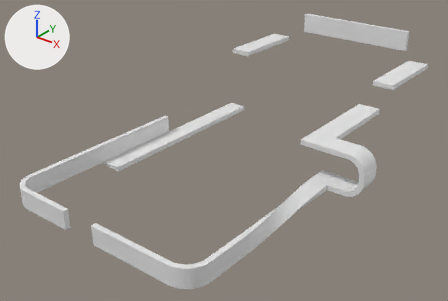
The Blender file Blends/Advanced Lap.blend as it was, and as the next commit left it.
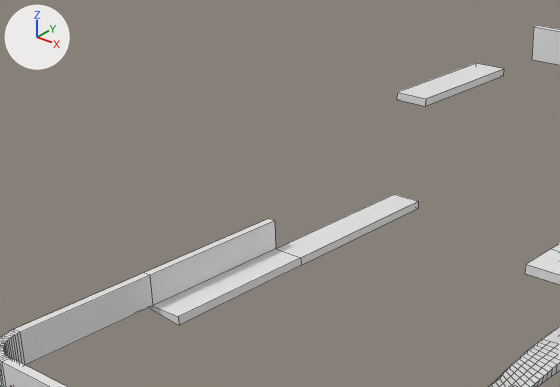
Old and new are each drawn whole from a 50 mm lens placed at (22.2, -39.7, 22.7), pointed at (-10.3, 0.9, -2.5) and again close up on the part from 5% to 71% of the width and 0% to 68% of the height. The lights are fixed; the arrows at upper left show +X, +Y and +Z. The close-ups show mesh edges as thin lines.
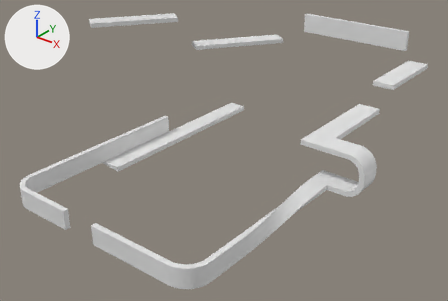
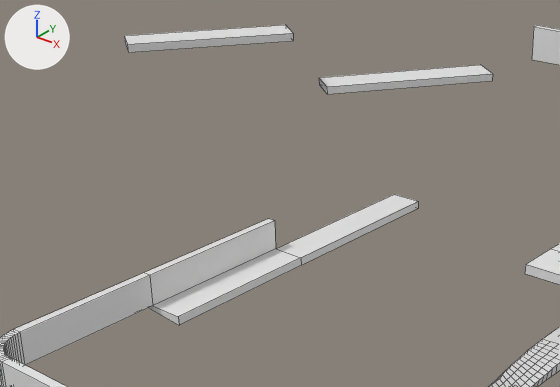
Location of each change, [x1, y1, x2, y2] in pixels of the close-ups (560 x 387 px; the box of a moved part takes in the faces that stretch with it):
part 1 of me_plane_001, moved or reshaped
    before: [397, 63, 503, 106]
    after: [319, 65, 493, 94]
part 2 of me_plane_001, added
    after: [124, 25, 293, 52]

The change, as a diff of the scene's bpy script:
```diff
--- a/Blends/Advanced Lap.blend.py
+++ b/Blends/Advanced Lap.blend.py
@@ me_plane_001 @@
 me_plane_001.from_pydata(...)  # 688 vertices, 672 faces; spans x -17.6..4.7, y -16.9..21.2, z -2.9..5.9
 # used by ob_plane; location = (0.0, 0.0, 0.0)
 # verts and faces of me_plane_001; kept vertices keep their numbers, new ones are numbered from 688
 # before: 680 (-17.3, 11.2, 3.5) at pixel (397, 92), 681 (-15.3, 11.2, 3.5) at pixel (425, 98), 682 (-17.3, 11.2, 3.1) at pixel (396, 99), 683 (-15.3, 11.2, 3.1) at pixel (425, 106), 684 (-15.3, 19.1, 3.5) at pixel (503, 68)
 # before: 685 (-17.3, 19.1, 3.5) at pixel (475, 63), 686 (-17.3, 19.1, 3.1), 687 (-15.3, 19.1, 3.1) at pixel (503, 75)
+# me_plane_001 part 1
+verts[680] = (-22.7, 10.7, 3.5)  # moved, pixel (318, 77)
+verts[682] = (-22.7, 10.7, 3.1)  # moved, pixel (319, 84)
+verts[681] = (-21.1, 9.6, 3.5)  # moved, pixel (326, 86)
+verts[683] = (-21.1, 9.6, 3.1)  # moved, pixel (327, 94)
+verts[684] = (-15.3, 17.8, 3.5)  # moved, pixel (492, 73)
+verts[687] = (-15.3, 17.8, 3.1)  # moved, pixel (492, 80)
+verts[685] = (-16.9, 18.9, 3.5)  # moved, pixel (480, 64)
+verts[686] = (-16.9, 18.9, 3.1)  # moved
+# me_plane_001 part 2
+verts[688] = (-29.2, 1.9, 6.3)  # pixel (125, 43)
+verts[689] = (-27.5, 0.7, 6.3)  # pixel (128, 52)
+verts[690] = (-23.9, 9.3, 6.3)
+verts[691] = (-22.3, 8.1, 6.3)  # pixel (293, 40)
+for new, old in zip([*range(692, 696)], [*range(688, 692)]): verts[new] = verts[old] + (0.0, 0.0, 0.4)
+faces += [(689, 691, 695, 693), (692, 693, 695, 694), (688, 690, 691, 689), (688, 692, 694, 690), (690, 694, 695, 691), (688, 689, 693, 692)]
```
